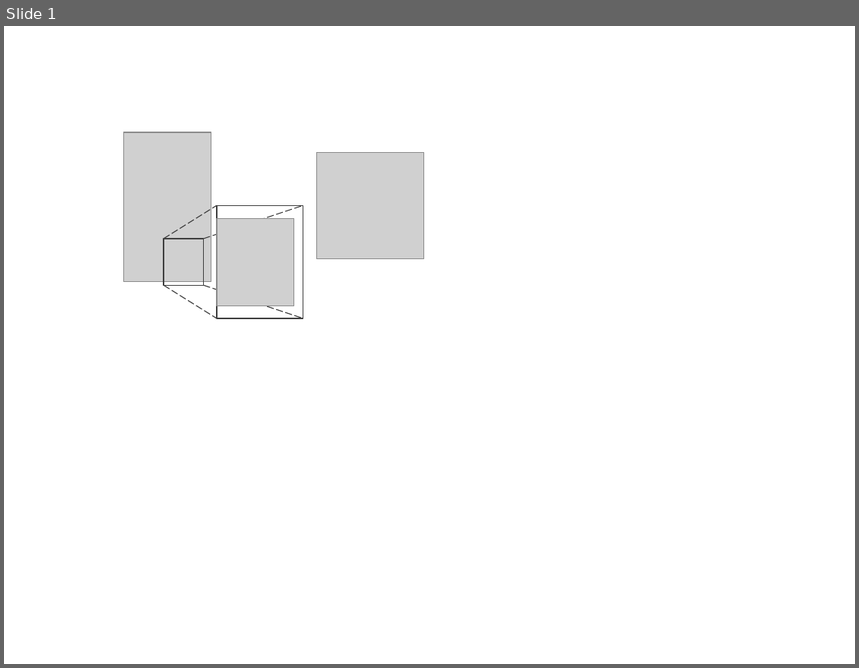
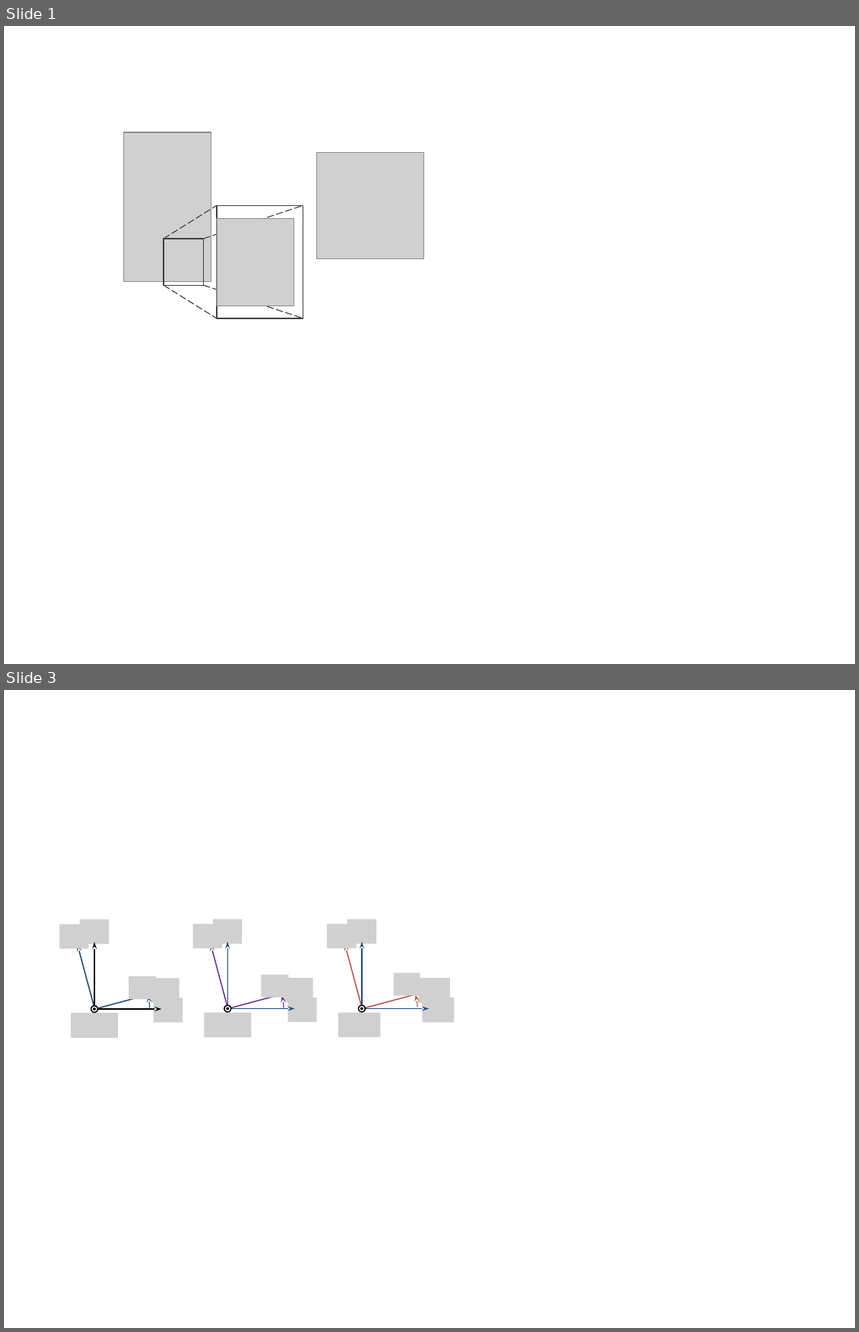
Before and after one commit to xpessoles/CI_03_EtudeCinematique, a slide deck: 07_Torseurs/TD_02_ChevilleNAO/images/Figures.pptx. Shown one above the other, each under a label of ours: slide 1 before the commit, slides 1 and 3 after it; the slides between them are not shown. The pictures are 859x668 and 859x1332 pixels, drawn with LibreOffice and Linux fonts; fonts in the diff are those of the drawing; grey boxes stand for pictures. Boxes give left, top, right and bottom in pixels: in the first picture for what was removed or moved away, otherwise in the second. Text is boxed around its words. In the diff, an @@ line names an element or a change of style, - is before the commit and + after.

```diff
--- a/07_Torseurs/TD_02_ChevilleNAO/images/Figures.pptx
+++ b/07_Torseurs/TD_02_ChevilleNAO/images/Figures.pptx
@@ slide 3 added at (4,690,855,1328), background #FFFFFF @@
@@ arc (boxed as its full ellipse) added at (39,954,150,1065), outline #1F497D 0.75 pt @@
@@ arc (boxed as its full ellipse) added at (173,954,284,1065), outline #7030A0 0.75 pt @@
@@ arc (boxed as its full ellipse) added at (307,954,417,1065), outline #C0504D 0.75 pt @@
@@ picture added at (129,977,156,1000) @@
@@ picture added at (261,975,288,998) @@
@@ picture added at (394,973,420,996) @@
@@ group added at (59,920,183,1038): 5 pictures, 4 arrows, 2 ellipses @@
@@ group added at (193,919,317,1037): 5 pictures, 4 arrows, 2 ellipses @@
@@ group added at (328,919,454,1037): 5 pictures, 4 arrows, 2 ellipses @@
```
Also in this commit, not shown: 1 other slide added, 11 other files.
